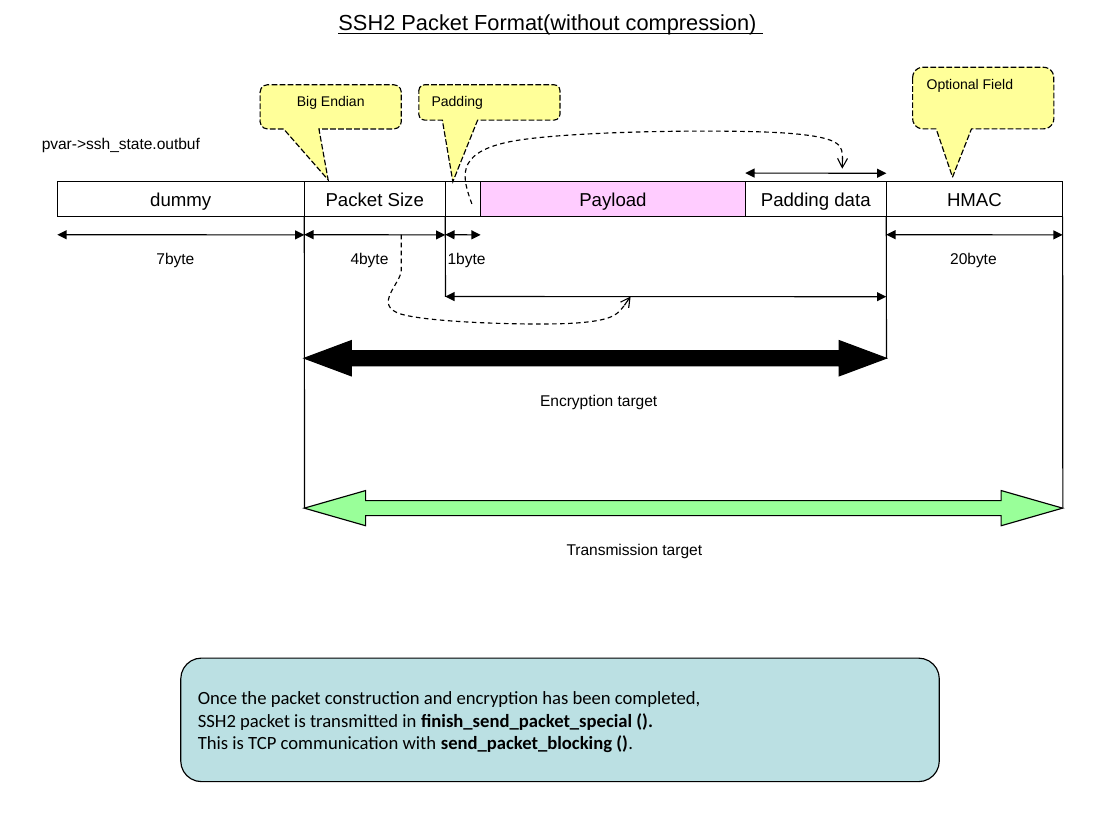
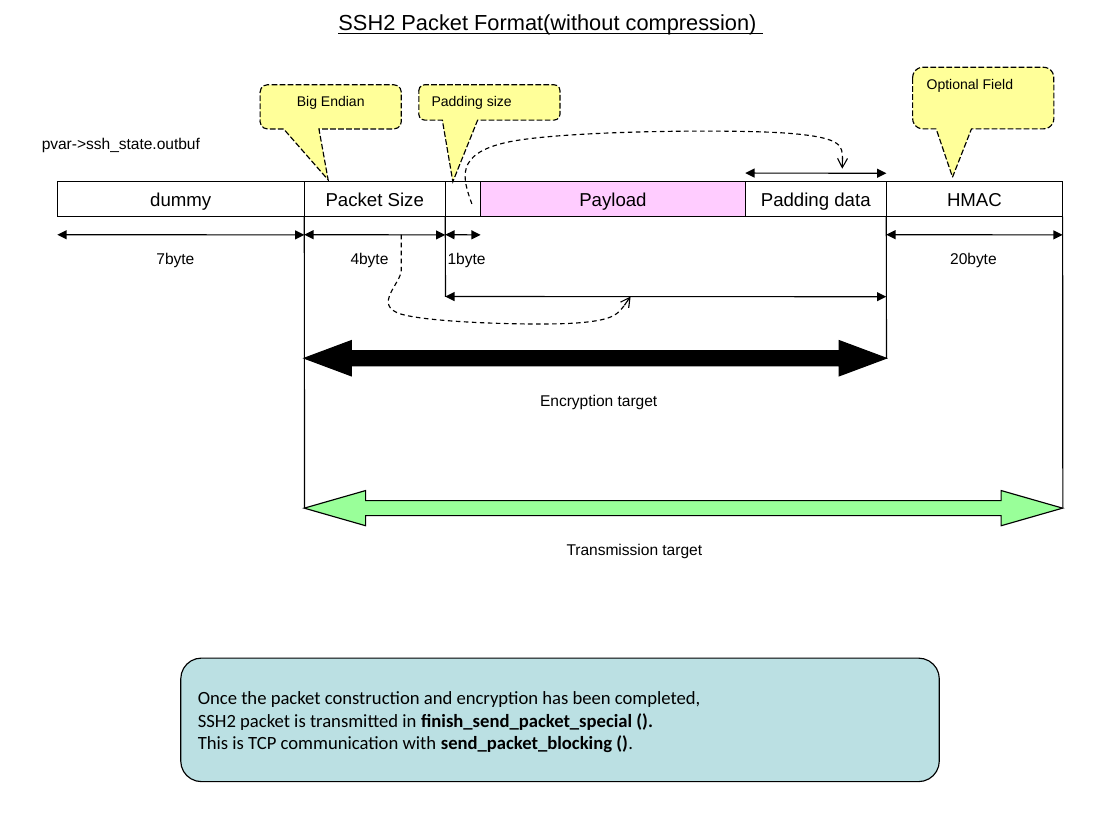
Before and after one commit to TeraTermProject/teraterm-mirror-gitsvn, a slide deck: slide 1 of doc/en/html/reference/image/ssh_packet_format.ppt. Drawn at 1120x840 pixels with LibreOffice and Linux fonts; fonts in the diff are those of the drawing. Boxes give left, top, right and bottom in pixels: in the first picture for what was removed or moved away, otherwise in the second. Text is boxed around its words. In the diff, an @@ line names an element or a change of style, - is before the commit and + after.

```diff
--- a/doc/en/html/reference/image/ssh_packet_format.ppt
+++ b/doc/en/html/reference/image/ssh_packet_format.ppt
@@ text in rounded speech box at box(432, 96, 512, 109): text changed @@
-Padding
+Padding size
```
Also in this commit, not shown: 3 other files.
